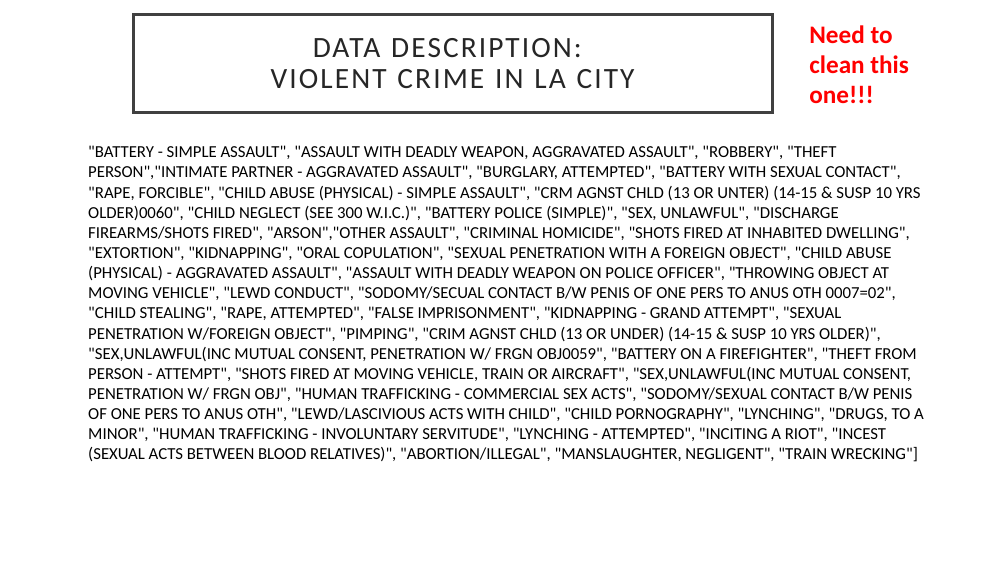
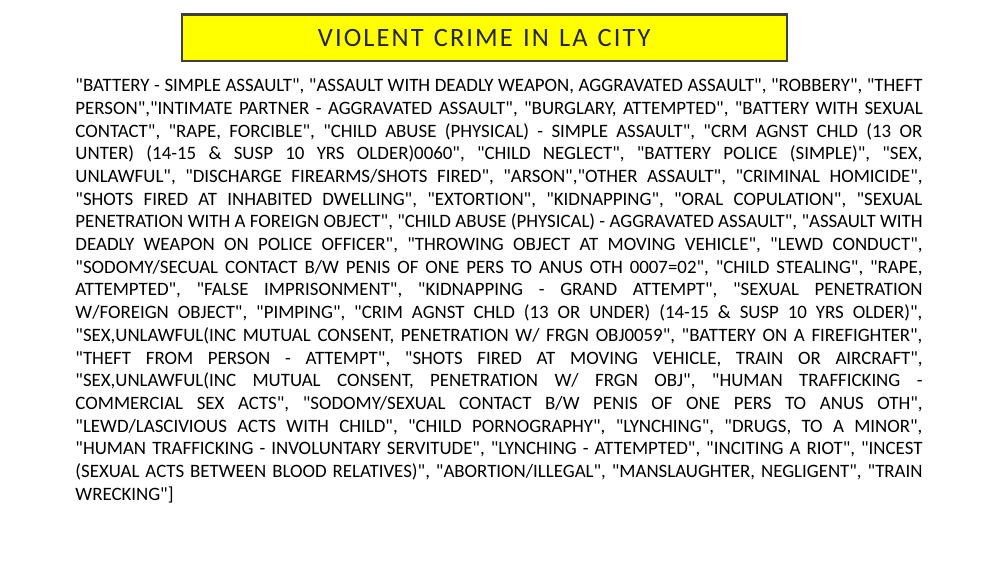
Before and after one commit to shrawantee/Project-Analysis-of-Violent-Crime-in-LA, a slide deck: slide 12 of Presentation/LACity Crime-Final Slides.pptx. Drawn at 1008x567 pixels with LibreOffice and Linux fonts; fonts in the diff are those of the drawing. Boxes give left, top, right and bottom in pixels: in the first picture for what was removed or moved away, otherwise in the second. Text is boxed around its words. In the diff, an @@ line names an element or a change of style, - is before the commit and + after.

```diff
--- a/Presentation/LACity Crime-Final Slides.pptx
+++ b/Presentation/LACity Crime-Final Slides.pptx
@@ title "VIOLENT CRIME IN LA CITY": place and size @@
-title "VIOLENT CRIME IN LA CITY" at box(133, 14, 772, 113)
+title "VIOLENT CRIME IN LA CITY" at box(182, 14, 787, 61)
@@ title "VIOLENT CRIME IN LA CITY" at box(182, 14, 787, 61): fill #FFFFFF to #FFFF00 @@
@@ title at box(318, 29, 651, 46): text changed; size 28 to 25.2 pt @@
-DATA DESCRIPTION:
-VIOLENT CRIME IN LA CITY
+VIOLENT CRIME IN LA CITY
@@ text removed at box(809, 25, 908, 103) @@
-Need to clean this one!!!
@@ text at box(75, 78, 923, 503): text changed; size 16 to 18 pt @@
-"BATTERY - SIMPLE ASSAULT", "ASSAULT WITH DEADLY WEAPON, AGGRAVATED ASSAULT", "ROBBERY", "THEFT PERSON","INTIMATE PARTNER - AGGRAVATED ASSAULT", "BURGLARY, ATTEMPTED", "BATTERY WITH SEXUAL CONTACT", "RAPE, FORCIBLE", "CHILD ABUSE (PHYSICAL) - SIMPLE ASSAULT", "CRM AGNST CHLD (13 OR UNTER) (14-15 & SUSP 10 YRS OLDER)0060", "CHILD NEGLECT (SEE 300 W.I.C.)", "BATTERY POLICE (SIMPLE)", "SEX, UNLAWFUL", "DISCHARGE FIREARMS/SHOTS FIRED", "ARSON","OTHER ASSAULT", "CRIMINAL HOMICIDE", "SHOTS FIRED AT INHABITED DWELLING", "EXTORTION", "KIDNAPPING", "ORAL COPULATION", "SEXUAL PENETRATION WITH A FOREIGN OBJECT", "CHILD ABUSE (PHYSICAL) - AGGRAVATED ASSAULT", "ASSAULT WITH DEADLY WEAPON ON POLICE OFFICER", "THROWING OBJECT AT MOVING VEHICLE", "LEWD CONDUCT", "SODOMY/SECUAL CONTACT B/W PENIS OF ONE PERS TO ANUS OTH 0007=02", "CHILD STEALING", "RAPE, ATTEMPTED", "FALSE IMPRISONMENT", "KIDNAPPING - GRAND ATTEMPT", "SEXUAL PENETRATION W/FOREIGN OBJECT", "PIMPING", "CRIM AGNST CHLD (13 OR UNDER) (14-15 & SUSP 10 YRS OLDER)", "SEX,UNLAWFUL(INC MUTUAL CONSENT, PENETRATION W/ FRGN OBJ0059", "BATTERY ON A FIREFIGHTER", "THEFT FROM PERSON - ATTEMPT", "SHOTS FIRED AT MOVING VEHICLE, TRAIN OR AIRCRAFT", "SEX,UNLAWFUL(INC MUTUAL CONSENT, PENETRATION W/ FRGN OBJ", "HUMAN TRAFFICKING - COMMERCIAL SEX ACTS", "SODOMY/SEXUAL CONTACT B/W PENIS OF ONE PERS TO ANUS OTH", "LEWD/LASCIVIOUS ACTS WITH CHILD", "CHILD PORNOGRAPHY", "LYNCHING", "DRUGS, TO A MINOR", "HUMAN TRAFFICKING - INVOLUNTARY SERVITUDE", "LYNCHING - ATTEMPTED", "INCITING A RIOT", "INCEST (SEXUAL ACTS BETWEEN BLOOD RELATIVES)", "ABORTION/ILLEGAL", "MANSLAUGHTER, NEGLIGENT", "TRAIN WRECKING"]
+"BATTERY - SIMPLE ASSAULT", "ASSAULT WITH DEADLY WEAPON, AGGRAVATED ASSAULT", "ROBBERY", "THEFT PERSON","INTIMATE PARTNER - AGGRAVATED ASSAULT", "BURGLARY, ATTEMPTED", "BATTERY WITH SEXUAL CONTACT", "RAPE, FORCIBLE", "CHILD ABUSE (PHYSICAL) - SIMPLE ASSAULT", "CRM AGNST CHLD (13 OR UNTER) (14-15 & SUSP 10 YRS OLDER)0060", "CHILD NEGLECT", "BATTERY POLICE (SIMPLE)", "SEX, UNLAWFUL", "DISCHARGE FIREARMS/SHOTS FIRED", "ARSON","OTHER ASSAULT", "CRIMINAL HOMICIDE", "SHOTS FIRED AT INHABITED DWELLING", "EXTORTION", "KIDNAPPING", "ORAL COPULATION", "SEXUAL PENETRATION WITH A FOREIGN OBJECT", "CHILD ABUSE (PHYSICAL) - AGGRAVATED ASSAULT", "ASSAULT WITH DEADLY WEAPON ON POLICE OFFICER", "THROWING OBJECT AT MOVING VEHICLE", "LEWD CONDUCT", "SODOMY/SECUAL CONTACT B/W PENIS OF ONE PERS TO ANUS OTH 0007=02", "CHILD STEALING", "RAPE, ATTEMPTED", "FALSE IMPRISONMENT", "KIDNAPPING - GRAND ATTEMPT", "SEXUAL PENETRATION W/FOREIGN OBJECT", "PIMPING", "CRIM AGNST CHLD (13 OR UNDER) (14-15 & SUSP 10 YRS OLDER)", "SEX,UNLAWFUL(INC MUTUAL CONSENT, PENETRATION W/ FRGN OBJ0059", "BATTERY ON A FIREFIGHTER", "THEFT FROM PERSON - ATTEMPT", "SHOTS FIRED AT MOVING VEHICLE, TRAIN OR AIRCRAFT", "SEX,UNLAWFUL(INC MUTUAL CONSENT, PENETRATION W/ FRGN OBJ", "HUMAN TRAFFICKING - COMMERCIAL SEX ACTS", "SODOMY/SEXUAL CONTACT B/W PENIS OF ONE PERS TO ANUS OTH", "LEWD/LASCIVIOUS ACTS WITH CHILD", "CHILD PORNOGRAPHY", "LYNCHING", "DRUGS, TO A MINOR", "HUMAN TRAFFICKING - INVOLUNTARY SERVITUDE", "LYNCHING - ATTEMPTED", "INCITING A RIOT", "INCEST (SEXUAL ACTS BETWEEN BLOOD RELATIVES)", "ABORTION/ILLEGAL", "MANSLAUGHTER, NEGLIGENT", "TRAIN WRECKING"]
```
Also in this commit, not shown: 13 other slides changed, 2 slides added, 2 slides removed, 2 other files.
